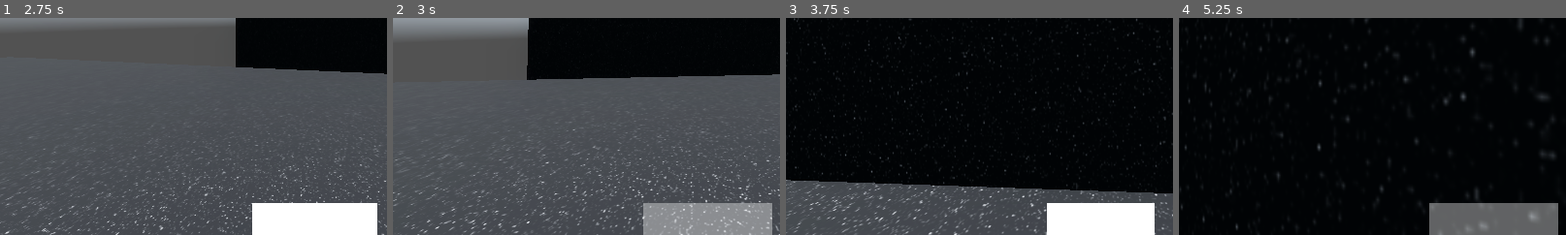
Above: before the commit, frames 1-4 (left to right).
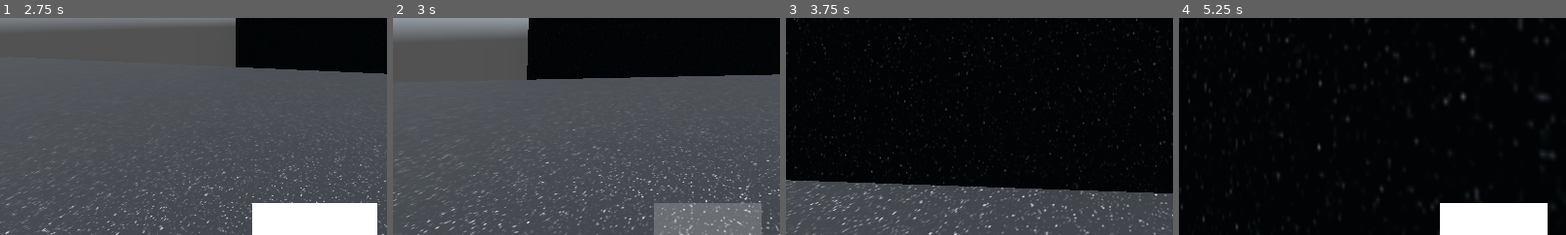
Above: after the commit, the same moments.

Repository: paulfok/parkour
Game: Godot game, scene res://world.tscn
Two runs of this game, one before a commit and one after it. Both use one fixed random seed, a clock stepped at 60 frames per second and the inputs below. A sky picture missing from this copy of the repository is replaced by a grey-blue gradient.
Inputs (mouse positions are % of the whole screen's width and height, from its top left):
- Up to frame 1 (2.75 s): click "Start" at 0.5 s; tap Enter at 1.25 s; move the mouse to (55, 50) at 1.27 s; hold W (forward) from 1.28 s (still down); tap Middle mouse button (charge) at 1.35, 2.3 s; tap Space (jump) at 1.52, 1.55, 1.82, 2.1, 2.27, 2.57 s; move the mouse to (45, 50) at 2.02 s
- Up to frame 2 (3 s): keep holding W (forward); move the mouse to (52, 48) at 2.77 s; tap Middle mouse button (charge) at 2.85 s
- Up to frame 3 (3.75 s): keep holding W (forward); tap Space (jump) at 3.05 s; move the mouse to (49, 52) at 3.52 s; tap Middle mouse button (charge) at 3.6 s
- Up to frame 4 (5.25 s): keep holding W (forward); tap Space (jump) at 3.77, 4.07, 4.35, 4.52, 4.82 s; move the mouse to (57, 51) at 4.27 s; move the mouse to (42, 49) at 5.02 s; tap Middle mouse button (charge) at 5.1 s
The pictures show only the part of the screen within x 9-59%, y 50-100%; the shares and areas given below are measured in that part.

Frame 1 is identical in both runs. In frame 2, 4.8% of the frame differs, in the area x 64-98%, y 85-100%; in frame 3, 4.1%; in frame 4, 4.9%.

Commit message:
Make charge more accurate and the indicator more smooth. 	modified:   character_body_3d.gd 	modified:   charge_indicator.gd

Diff:
--- a/character_body_3d.gd
+++ b/character_body_3d.gd
@@ -61,23 +61,23 @@
 		if Input.is_action_just_pressed("charge") and charging == 0 and charge_cooldown == 0:
 			$"../Control/ChargeIndicator".charge_start()
 			charge_time = 0.5
-			charge_cooldown = 1.5
+			charge_cooldown = 1
 
 		if charge_time > 0:
 			charge_time -= 1 * delta
-			if nearwall == 1 and not is_on_floor() and Input.is_action_just_pressed("jump") and nearwallbackward == 1:
+			if not is_on_floor() and Input.is_action_just_pressed("jump") and nearwallbackward == 1:
 				velocity.y = 15
 				var input_dir := Input.get_vector("left", "right", "forward", "backward")
 				var direction := (transform.basis * Vector3(input_dir.x, 0, input_dir.y)).normalized()
 				SPEED += 4
-				create_tween().tween_property($".", "SPEED", 5, 2).set_trans(Tween.TRANS_QUART)
-				charging = 0
+				create_tween().tween_property($".", "SPEED", 5, 2).set_trans(Tween.TRANS_CUBIC)
+				charge_time = 0
 
 		if charge_time <= 0:
 			charge_time = 0
 			charging = 0
 
-		if charge_cooldown > 0:
+		if charge_cooldown > 0 and not charge_time > 0:
 			charge_cooldown -= 1 * delta
 			if charge_cooldown <= 0:
 				charge_cooldown = 0
@@ -106,13 +106,13 @@
 				velocity.z += (direction.z * SPEED * 0.025) #* velocity.z
 
 		if Input.is_action_just_pressed("down") and is_on_floor() and slide == 0 and abs(velocity.x) + abs(velocity.z) > 5:
-			create_tween().tween_property($Camera3D, "position", Vector3(0,0.35,0), 0.25).set_trans(Tween.TRANS_QUART)
+			create_tween().tween_property($Camera3D, "position", Vector3(0,0.5,0), 0.25).set_trans(Tween.TRANS_CUBIC)
 			var input_dir := Input.get_vector("left", "right", "forward", "backward")
 			var direction := (transform.basis * Vector3(input_dir.x, 0, input_dir.y)).normalized()
 			SPEED += 5
 			velocity.x = direction.x * (SPEED)
 			velocity.z = direction.z * (SPEED)
-			create_tween().tween_property($".", "SPEED", 5, 2).set_trans(Tween.TRANS_QUART)
+			create_tween().tween_property($".", "SPEED", 5, 2).set_trans(Tween.TRANS_CUBIC)
 			slide = 1
 			sliding = 1
 
@@ -122,7 +122,7 @@
 				slide = 0
 
 		if Input.is_action_just_released("down") and slide > 0 or Input.is_action_just_pressed("jump") and slide > 0 or slide == 0 and sliding == 1:
-			create_tween().tween_property($Camera3D, "position", Vector3(0,1.5,0), 0.25).set_trans(Tween.TRANS_QUART)
+			create_tween().tween_property($Camera3D, "position", Vector3(0,1.5,0), 0.25).set_trans(Tween.TRANS_CUBIC)
 			sliding = 0
 			slide = 0
 
--- a/charge_indicator.gd
+++ b/charge_indicator.gd
@@ -9,9 +9,8 @@
 # Called every frame. 'delta' is the elapsed time since the previous frame.
 func _process(delta: float) -> void:
 
-	if size.x == 0:
-		create_tween().tween_property($".", "size", Vector2(192,48), 1).set_trans(Tween.TRANS_SINE)
-		create_tween().tween_property($".", "anchors_preset", PRESET_CENTER_BOTTOM, 1).set_trans(Tween.TRANS_SINE)
+	if size.x == 0: #very bad
+		charge_end()
 
 	if $"../../CharacterBody3D".charge_cooldown == 0 and $".".modulate.a == 1:
 		create_tween().tween_property($".", "modulate:a", 0, .25).set_trans(Tween.TRANS_QUART)
@@ -21,3 +20,7 @@
 	$".".modulate.a = 1
 	create_tween().tween_property($".", "size", Vector2(0,48), 0.5).set_trans(Tween.TRANS_SINE)
 	create_tween().tween_property($".", "anchors_preset", PRESET_CENTER_BOTTOM, 0.5).set_trans(Tween.TRANS_SINE)
+
+func charge_end():
+	create_tween().tween_property($".", "size", Vector2(192,48), 1).set_trans(Tween.TRANS_SINE)
+	create_tween().tween_property($".", "anchors_preset", PRESET_CENTER_BOTTOM, 1).set_trans(Tween.TRANS_SINE)
